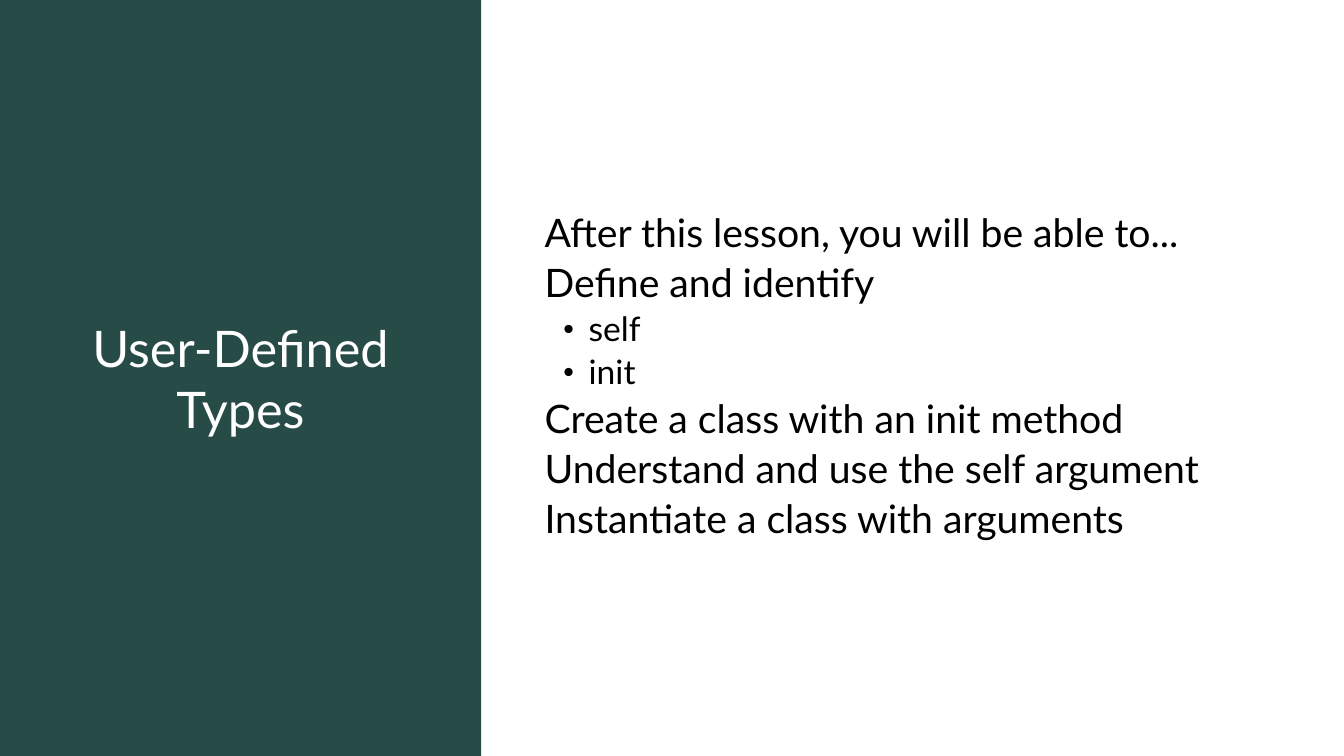
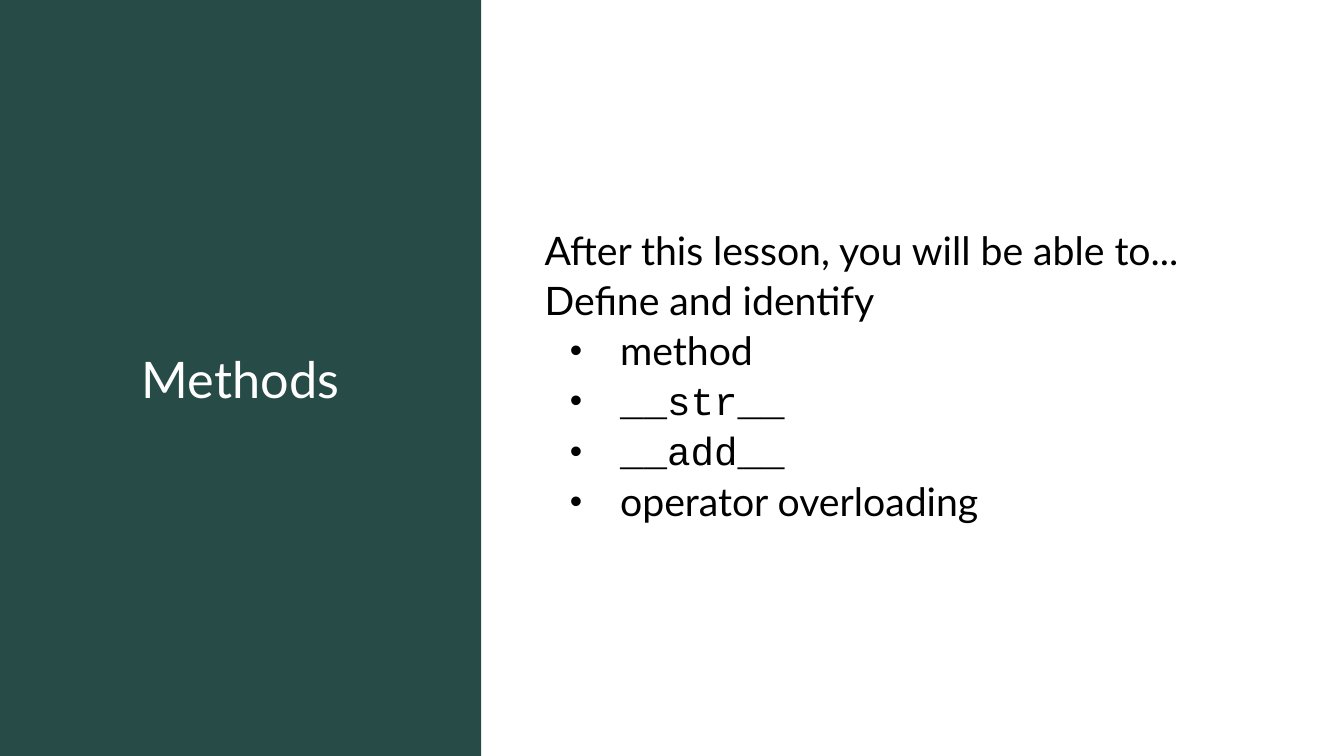
Before and after one commit to TEALSK12/2nd-semester-introduction-to-computer-science, a slide deck: slide 2 of docs/units/7_unit/slidedecks/Intro Python 7.02 TEALS.pptx. Drawn at 1344x756 pixels with LibreOffice and Linux fonts; fonts in the diff are those of the drawing; background and template pictures are left out. Boxes give left, top, right and bottom in pixels: in the first picture for what was removed or moved away, otherwise in the second. Text is boxed around its words. In the diff, an @@ line names an element or a change of style, - is before the commit and + after.

```diff
--- a/docs/units/7_unit/slidedecks/Intro Python 7.02 TEALS.pptx
+++ b/docs/units/7_unit/slidedecks/Intro Python 7.02 TEALS.pptx
@@ text at (x1=620, y1=336, x2=979, y2=523): text changed @@
-  • self
-  • init
-Create a class with an init method
-Understand and use the self argument
-Instantiate a class with arguments
+  • method
+  • __str__
+  • __add__
+  • operator overloading
@@ title at (x1=142, y1=361, x2=339, y2=399): text changed @@
-User-Defined
-Types
+Methods
```
Also in this commit, not shown: 2 other slides changed, 13 slides added, 10 slides removed, 26 other files.
